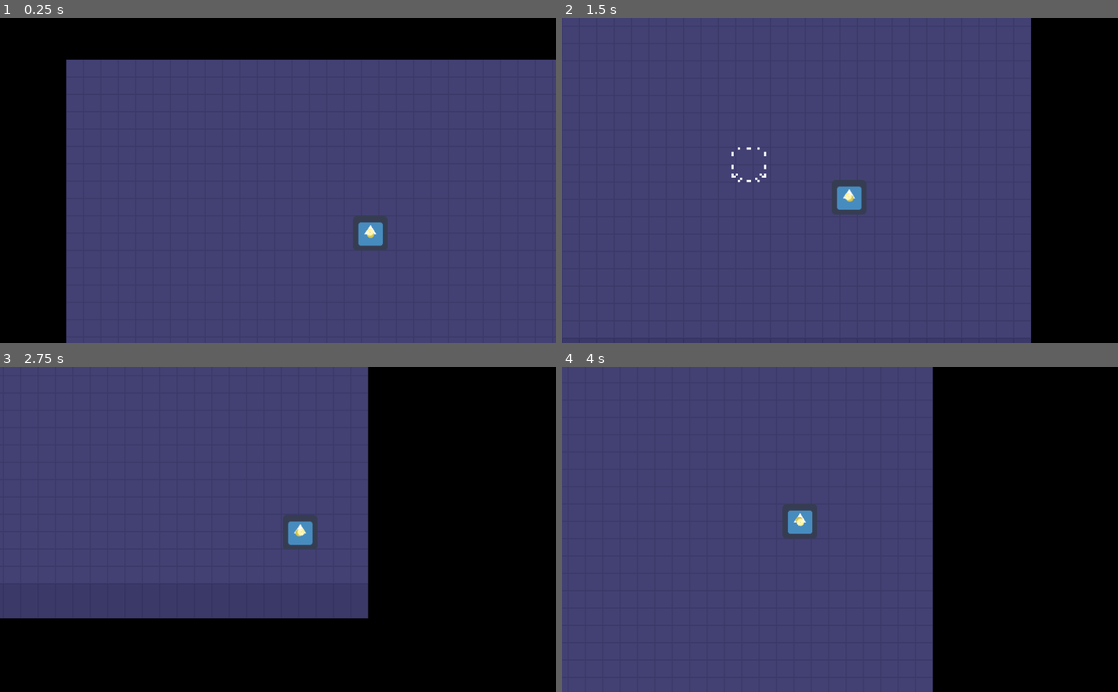
Above: before the commit, frames 1-4 (two rows, left to right).
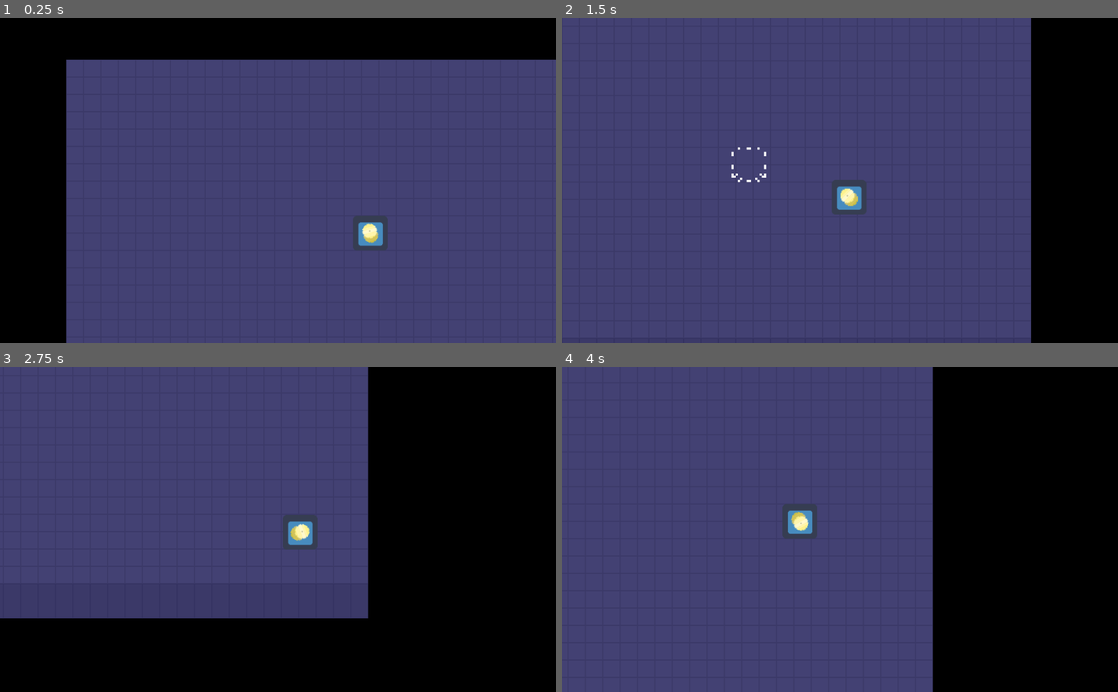
Above: after the commit, the same moments.

Repository: ColdCalzone/GWJ-30
Game: Godot game, scene res://singletons/Game.tscn
The game is run twice, just before and just after one commit, with the same random seed, the same clock (stepped at 60 frames per second) and the same inputs. The project has no main scene, so this scene is started directly. The engine's default icon, where the game draws it, is replaced by a stand-in: a white triangle on a blue panel in a dark square.
Inputs (mouse positions are in pixels of both pictures, inside the frame that each line leads up to):
- Up to frame 1 (0.25 s): no input
- Up to frame 2 (1.5 s): tap Enter (ui_accept) at 0.5, 0.77 s; move the mouse to (962, 164) at 0.52 s; hold D (move_right) 0.53-1.28 s; click (962, 164) at 0.67 s; move the mouse to (728, 196) at 1.27 s; hold S (move_down) from 1.28 s (still down)
- Up to frame 3 (2.75 s): tap Enter (ui_accept) at 1.52 s; move the mouse to (333, 458) at 2.02 s; release S (move_down) at 2.03 s; hold D (move_right) from 2.03 s (still down)
- Up to frame 4 (4 s): move the mouse to (812, 594) at 2.77 s; release D (move_right) at 2.78 s; hold W (move_up) 2.78-3.53 s; click (812, 594) at 2.92 s; tap Enter (ui_accept) at 3.02, 3.77 s; move the mouse to (1006, 578) at 3.52 s; hold A (move_left) from 3.53 s (still down)

The runs differ from the first frame. In frame 1, 0.1% of the frame differs, in the area x 65-69%, y 63-70%; in frame 2, 0.1%, in the area x 50-54%, y 52-58%; in frame 3, 0.1%; in frame 4, 0.1%.

Commit message:
Increased weapon display scale

Diff:
--- a/objects/Entity.gd
+++ b/objects/Entity.gd
@@ -99,5 +99,6 @@
 
 	weapon = WeaponManager.get_weapon(weapon_name)
 	weapon.handler = self
+	weapon.scale = Vector2(2, 2)
 
 	add_child(weapon)
